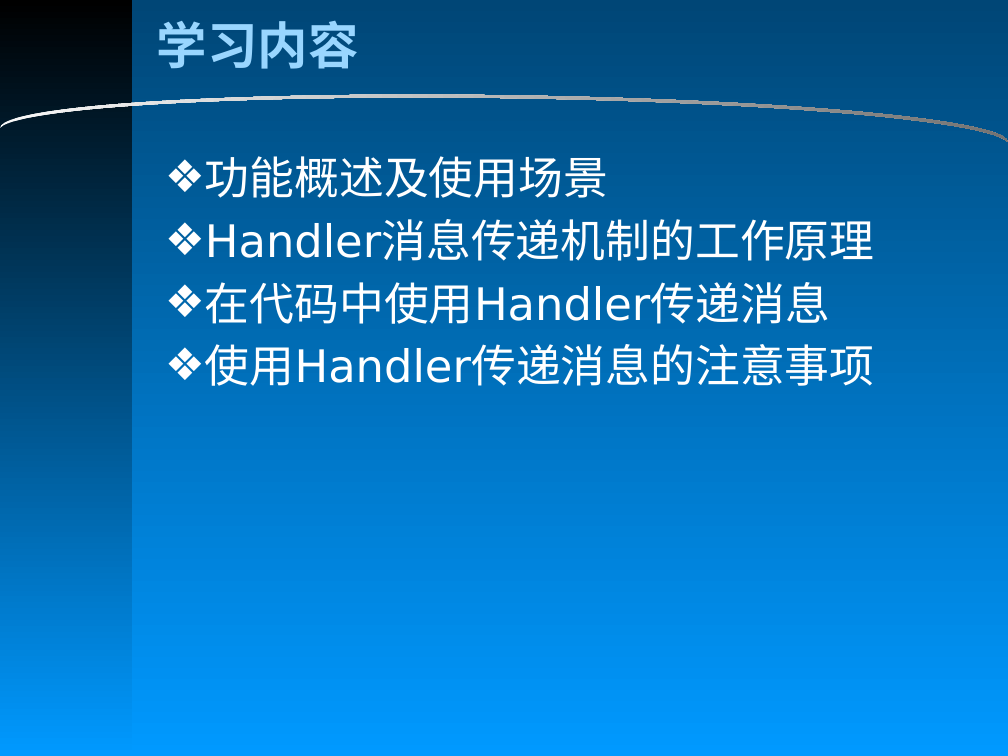
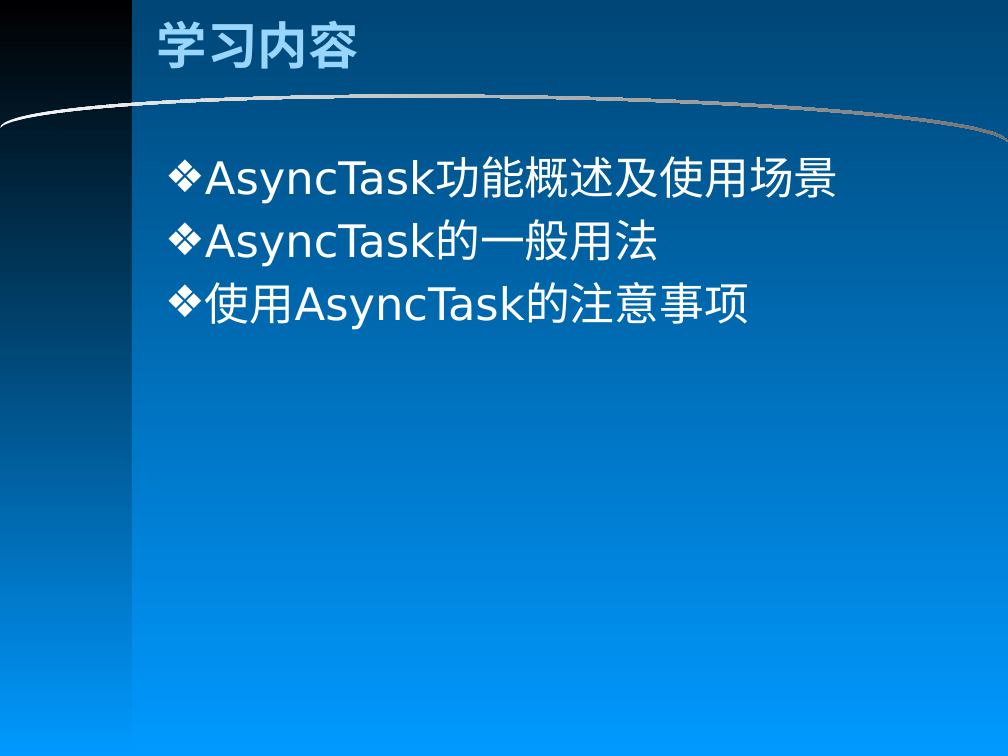
Before and after one commit to CiLiNet-Android/courseware, a slide deck: slide 2 of Android异步通信/AsyncTask/AsyncTask.pptx. Drawn at 1008x756 pixels with LibreOffice and Linux fonts; fonts in the diff are those of the drawing. Boxes give left, top, right and bottom in pixels: in the first picture for what was removed or moved away, otherwise in the second. Text is boxed around its words. In the diff, an @@ line names an element or a change of style, - is before the commit and + after.

```diff
--- a/Android异步通信/AsyncTask/AsyncTask.pptx
+++ b/Android异步通信/AsyncTask/AsyncTask.pptx
@@ text at (x1=165, y1=156, x2=839, y2=330): text changed @@
-❖ 功能概述及使用场景
-❖ Handler消息传递机制的工作原理
-❖ 在代码中使用Handler传递消息
-❖ 使用Handler传递消息的注意事项
+❖ AsyncTask功能概述及使用场景
+❖ AsyncTask的一般用法
+❖ 使用AsyncTask的注意事项
```
Also in this commit, not shown: 1 other slide changed, 5 slides added, 38 other files.
